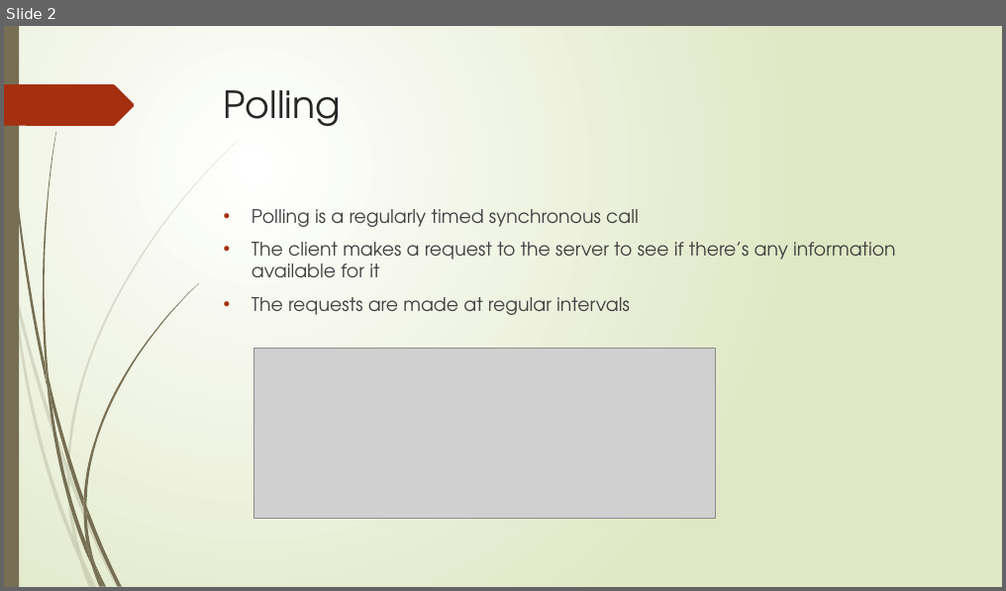
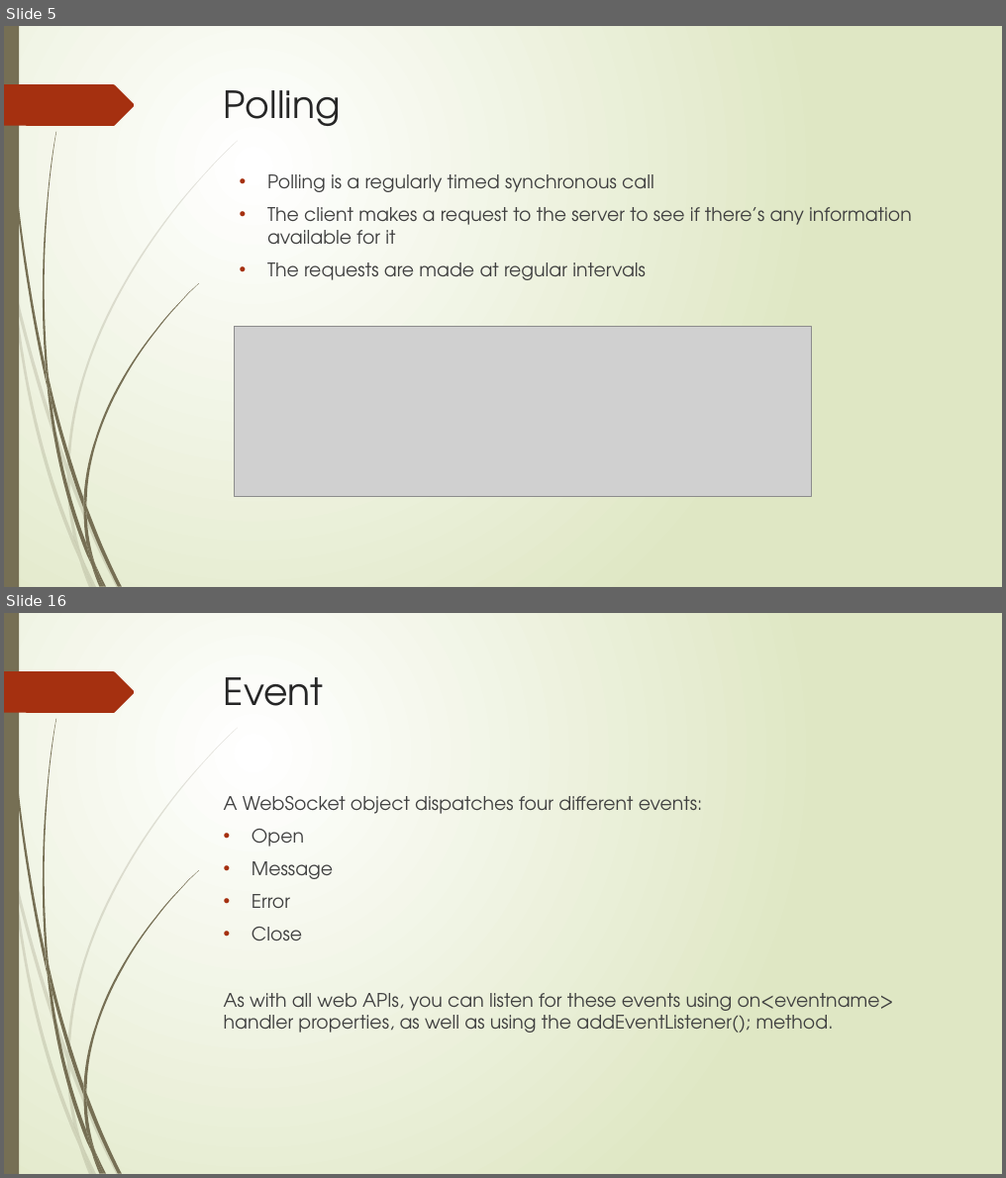
Before and after one commit to aliammar7/WebSocket, a slide deck: Websocket.pptx. Shown one above the other, each under a label of ours: slide 2 before the commit, slides 5 and 16 after it; the slides between them are not shown. The pictures are 1006x591 and 1006x1178 pixels, drawn with LibreOffice and Linux fonts; fonts in the diff are those of the drawing; grey boxes stand for pictures. Boxes give left, top, right and bottom in pixels: in the first picture for what was removed or moved away, otherwise in the second. Text is boxed around its words. In the diff, an @@ line names an element or a change of style, - is before the commit and + after.

```diff
--- a/Websocket.pptx
+++ b/Websocket.pptx
@@ slide 16 added at [4, 613, 1002, 1174], background gradient #FFFFFF to #DFE8C4; not listed: 24 template elements that a slide beside it also shows @@
@@ title added at [224, 677, 324, 706], 36 pt, text #262626 @@
+Event
@@ text added at [224, 796, 894, 1033], 18 pt, text #404040 @@
+A WebSocket object dispatches four different events:
+• Open
+• Message
+• Error
+• Close
+As with all web APIs, you can listen for these events using on<eventname> handler properties, as well as using the addEventListener(); method.
@@ what was slide 2 is now slide 5 @@
@@ slide 5 changed as well @@
@@ text "Polling is a regularly timed ...": place and size @@
-text "Polling is a regularly timed ..." at [252, 209, 896, 315]
+text "Polling is a regularly timed ..." at [267, 174, 912, 280]
@@ picture: place and size @@
-picture at [254, 348, 715, 519]
+picture at [235, 326, 812, 497]
```
Also in this commit, not shown: 1 other slide changed, 19 other slides added, 1 slide removed.
